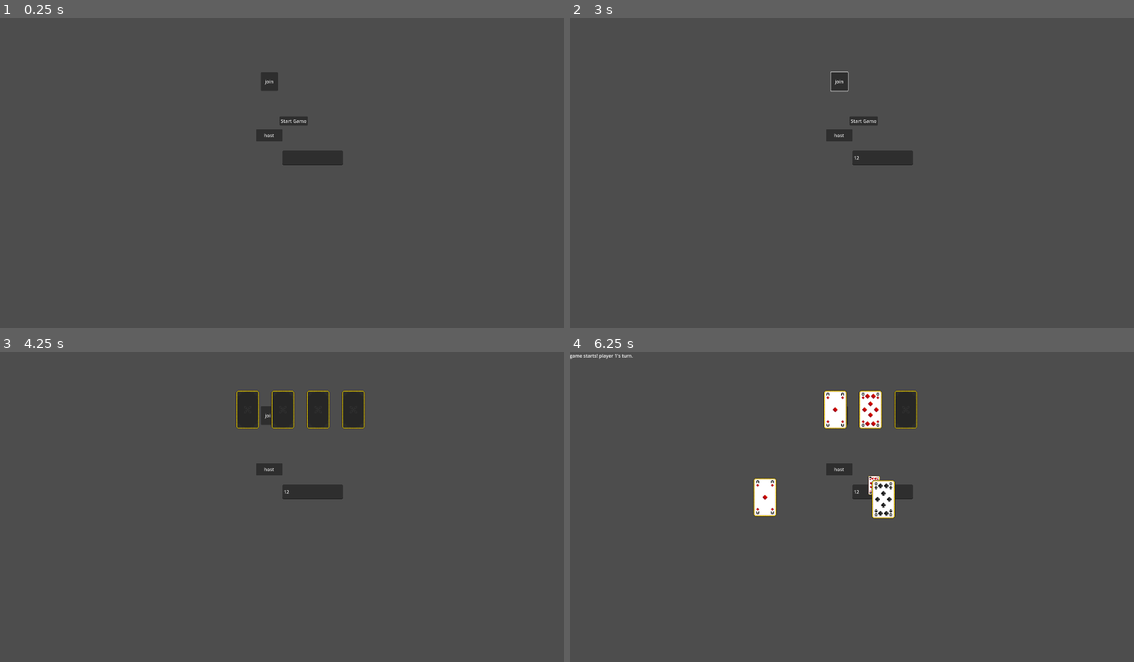
Above: before the commit, frames 1-4 (two rows, left to right).
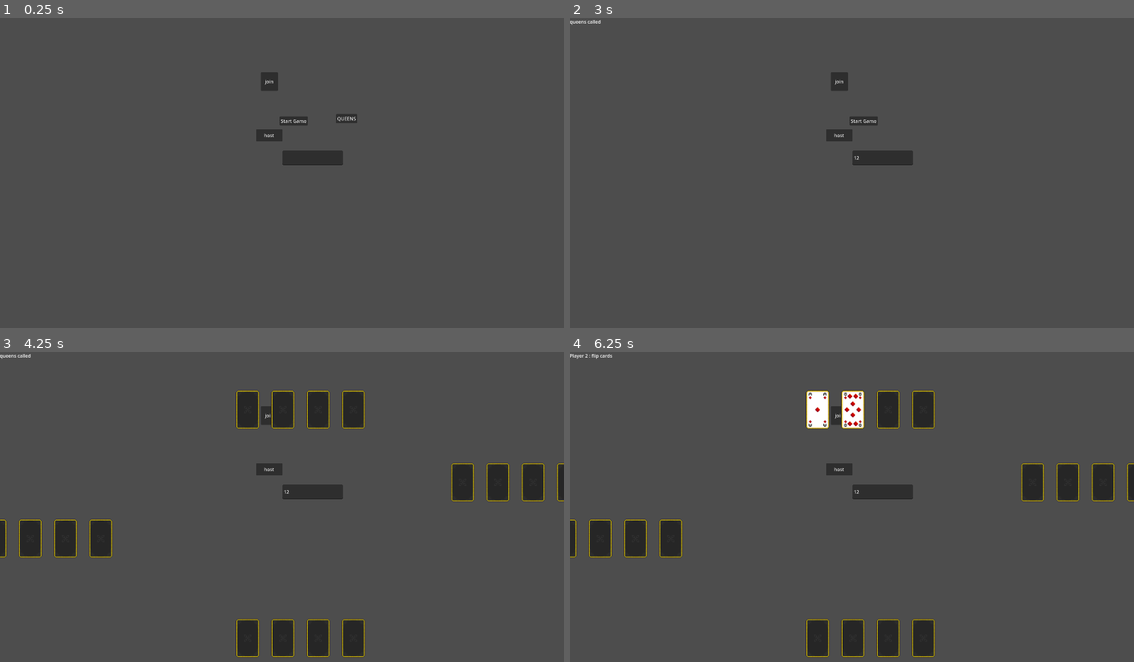
Above: after the commit, the same moments.

Repository: zyreoo/queens
Game: Godot game, scene res://scenes/main.tscn
The game is run twice, just before and just after one commit, with the same random seed, the same clock (stepped at 60 frames per second) and the same inputs.
Inputs (mouse positions are in pixels of both pictures, inside the frame that each line leads up to):
- Up to frame 1 (0.25 s): no input
- Up to frame 2 (3 s): click (880, 157) at 0.52 s; type "12" at 0.6 s; click "host" at 1.25 s; click "join" at 2 s; click (914, 117) at 2.75 s, where only the run after the commit has a clickable "QUEENS"
- Up to frame 3 (4.25 s): click "Start Game" at 3.5 s
- Up to frame 4 (6.25 s): click (818, 410) at 4.27 s; click (852, 410) at 5.02 s; click (885, 410) at 5.77 s

The runs differ from the first frame. In frame 1, less than 0.1% of the frame differs, in the area x 59-64%, y 30-34%; in frame 2, less than 0.1%; in frame 3, 5.4%; in frame 4, 9.1%, in the area x 0-100%, y 0-99%.
Error before the commit: Invalid call. Nonexistent function 'is_local_peer' in base 'SceneMultiplayer'. (res://scripts/Player1.gd:12)

Commit message:
deleted the multiplayer, skill issues, i need to make the 100% percent to work properbely and then to make the multyplayer

Diff:
--- a/queens-gameplay/scenes/main.tscn
+++ b/queens-gameplay/scenes/main.tscn
@@ -41,6 +41,14 @@
 offset_bottom = 248.0
 text = "join"
 
+[node name="queens" type="Button" parent="."]
+offset_left = 1145.0
+offset_top = 327.0
+offset_right = 1217.0
+offset_bottom = 358.0
+text = "QUEENS"
+
 [connection signal="pressed" from="StartGameButton" to="." method="_on_start_game_button_pressed"]
 [connection signal="pressed" from="HostButton" to="." method="_on_host_button_pressed"]
 [connection signal="pressed" from="JoinGame" to="." method="_on_join_game_pressed"]
+[connection signal="pressed" from="queens" to="." method="_on_queens_pressed"]
--- a/queens-gameplay/scripts/Player1.gd
+++ b/queens-gameplay/scripts/Player1.gd
@@ -1,20 +1,16 @@
 extends Node2D
-
-
-@export var player_ide: int = -1
 
 
 var hand = []
 var score = 0
 
 
-func _ready():
-	if not multiplayer.is_local_peer(get_multiplayer_authority()):
-		visible = false
+func add_card(card_instance: Node, face_up := false):
+
+	if card_instance == null:
+		return
 
 
-
-func add_card(card_instance: Node, face_up := false):
 
 	if card_instance.get_parent():
 		card_instance.get_parent().remove_child(card_instance)
@@ -45,8 +41,6 @@
 		if not is_instance_valid(card):
 			continue
 		card.hand_index = i
-
-
 		match rot:
 			0:
 				card.rotation_degrees = 0
--- a/queens-gameplay/scripts/card.gd
+++ b/queens-gameplay/scripts/card.gd
@@ -12,11 +12,6 @@
 var hand_index = -1
 var is_dragging = false
 var drag_offset = Vector2()
-
-
-@rpc("any_peer")
-func rpc_flip_card():
-	flip_card(true)
 
 func _ready():
 
@@ -37,10 +32,10 @@
 	if is_flipped and not main.in_flip_phase:
 		return
 
-	if multiplayer.get_unique_id() != get_multiplayer_authority():
-		return
+	#if multiplayer.get_unique_id() != get_multiplayer_authority():
+		#return
 
-	rpc("rpc_flip_card")
+	#rpc("rpc_flip_card")
 
 	if main.jack_swap_mode:
 		if main.jack_swap_selection["from"] == null:
@@ -164,11 +159,6 @@
 func _gui_input(event):
 	var main = get_tree().get_root().get_node("Main")
 
-
-	if multiplayer.get_unique_id() != get_multiplayer_authority():
-		return
-
-
 	if main.in_flip_phase:
 		return
 
--- a/queens-gameplay/scripts/main.gd
+++ b/queens-gameplay/scripts/main.gd
@@ -30,12 +30,17 @@
 
 var allow_manual_flipping = true
 
-var peer: WebSocketMultiplayerPeer
+var queens_triggered := false
+var queens_player_index := -1
+var final_turns_remaining := 0
+var final_round_active := false
+var final_turn_count := 0
 
 func _ready():
 	print("the main scene is ready")
 
 	$StartGameButton.visible = true
+	$queens.visible = true
 
 	setup_players()
 
@@ -61,7 +66,7 @@
 		Vector2(screen_size.x/2, screen_size.y -200),
 		Vector2(100, screen_size.y/2)
 	]
-
+	deck.clear()
 	for i in range (2):
 		for suit in suits:
 			for rank in ranks:
@@ -70,16 +75,9 @@
 		shuffled_deck.shuffle()
 
 
-	var peer_ids = multiplayer.get_peers()
-	peer_ids.insert(0, multiplayer.get_unique_id())
-
-
-	for i in range (peer_ids.size()):
+	for i in range (4):
 		var player_scene = preload("res://scenes/Player.tscn")
 		var player_instance = player_scene.instantiate()
-		var peer_id = peer_ids[i]
-		player_instance.set_multiplayer_authority(peer_id)
-
 		players.append(player_instance)
 		add_child(player_instance)
 		player_instance.position = positions[i]
@@ -239,7 +237,6 @@
 		next_turn()
 
 func _on_start_game_button_pressed():
-	game_started = false
 	$StartGameButton.visible = false
 
 	flip_phase_index = 0
@@ -327,12 +324,7 @@
 	card.suit = card_parts[0]
 	card.rank = card_parts[1]
 	card.value = values[card_parts[1]]
-
-	if player:
-		card.set_multiplayer_authority(player.get_multiplayer_authority())
-
 	return card
-
 
 func give_and_hide_card(player):
 	var card = create_card_from_deck()
@@ -411,32 +403,56 @@
 	if card:
 		player.add_card(card, false)
 
-
-
-func _on_host_button_pressed():
-	var peer = WebSocketMultiplayerPeer.new()
-
-	var result = peer.create_server(12345)
-
-	if result != OK:
-		print("Failed to start the server")
-		return
-
-	multiplayer.multiplayer_peer = peer
-	show_message(" hosting on port 12345")
-	print("hosting on port 12345")
-
-
-
-
-func _on_join_game_pressed():
-	var ip = $IPAddressInput.text
-	var peer = WebSocketMultiplayerPeer.new()
-	var result = peer.create_client("ws://" + ip + ":12345")
-
-	if result != OK:
-		print("failed to connect")
-		return
-
-	multiplayer.multiplayer_peer = peer
-	print("Connected to server")
+func calculate_finbal_score():
+	var scores = []
+	var total_other_scores = 0
+	var lowest_score = INF
+	var winners = []
+
+	for i in range(players.size()):
+		var player = players[i]
+		var hand_score = 0
+		for card in player.hand:
+
+			match card.rank:
+				"12" : hand_score += 0
+				"1" : hand_score +=1
+				"11", "13" : hand_score += 10
+				_ : hand_score += int(card.rank)
+
+		player.score = hand_score
+		scores.append(hand_score)
+
+		if i != queens_player_index:
+			total_other_scores += hand_score
+
+		if hand_score < lowest_score:
+			lowest_score = hand_score
+
+	for i in range (players.size()):
+		await get_tree().create_timer(1.0).timeout
+
+	if scores[queens_player_index] == lowest_score:
+		show_message("Player %d wins" % queens_player_index)
+	else:
+		show_message("player %d loses" % queens_player_index)
+		players[queens_player_index].score = total_other_scores
+		for i in range (players.size()):
+			if i != queens_player_index:
+				players[i].score = 0
+
+	show_message("game over")
+
+
+
+
+func _on_queens_pressed():
+	if queens_triggered:
+		return
+
+	queens_triggered = true
+	queens_player_index = current_player_index
+	final_round_active = true
+	final_turn_count = 0
+	show_message("queens called")
+	$queens.visible = false
